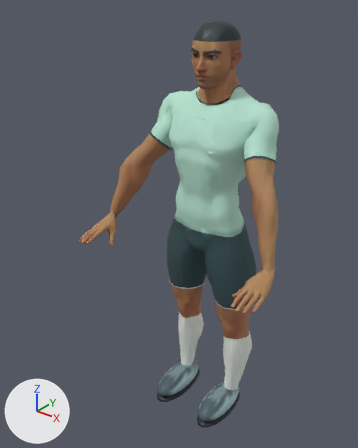
The Blender file assets/characters/striker-mocap.blend, before and after one commit.
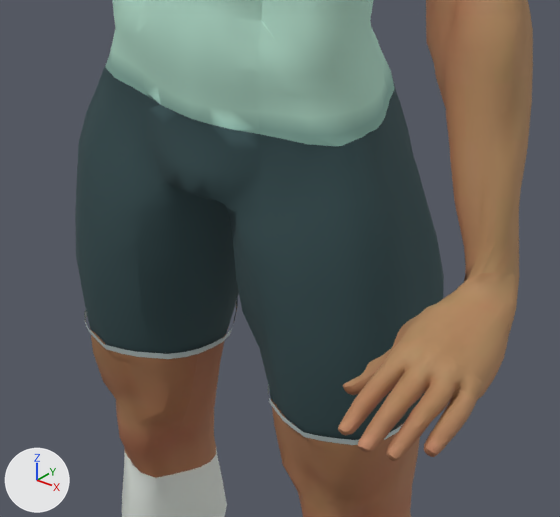
The first picture shows the older version from a 50 mm lens placed at (1.092, -1.598, 1.877), pointed at (-0.071, -0.144, 0.976). The close-ups show the older and then the newer version on the part from 41% to 80% of the width and 45% to 73% of the height of that picture. Only the edits that show in the close-ups are written down. Every picture has the same lights, and +X, +Y and +Z are marked at lower left.

Names of what the first close-up shows: 'SuperHero_Male'.
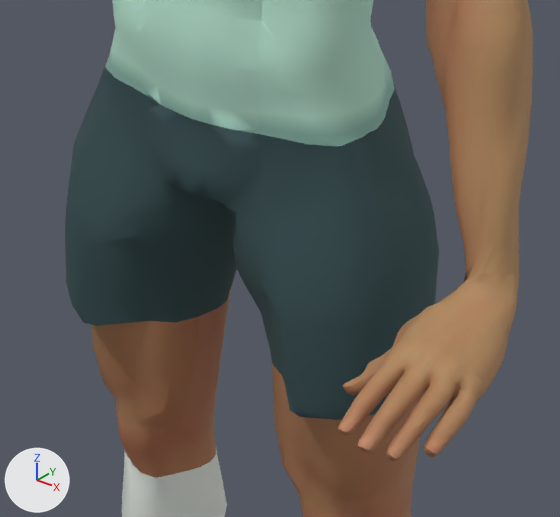
Edits to the scene script, one JSON object a line:
```json
{"block": "me_sphere_005_retopology_004", "where": "# used by ob_superhero_male; location = (0.0, 0.0, 0.0)"}
{"op": "remove", "block": "me_sphere_005_retopology_004", "code": "me_sphere_005_retopology_004.from_pydata(...)  # 10992 vertices, 17946 faces; spans x -0.44..0.44, y -0.41..0.12, z 0.0..1.76"}
{"op": "add", "block": "me_sphere_005_retopology_004", "code": "me_sphere_005_retopology_004.from_pydata(...)  # 10974 vertices, 17924 faces; spans x -0.44..0.44, y -0.41..0.12, z 0.0..1.76"}
{"block": "me_sphere_005_retopology_004", "change": "me_sphere_005_retopology_004 part 1: the loose piece of 64 vertices spanning x 0.04..0.21, y -0.1..0.1, z 0.62..0.63 is deleted"}
{"block": "me_sphere_005_retopology_004", "change": "me_sphere_005_retopology_004 part 2: the loose piece of 62 vertices spanning x -0.21..-0.04, y -0.1..0.1, z 0.62..0.63 is deleted"}
{"block": "me_sphere_005_retopology_004", "change": "me_sphere_005_retopology_004 part 3: 241 vertices moved from x -0.21..0.21, y -0.12..0.1, z 0.59..0.85 to x -0.21..0.21, y -0.14..0.1, z 0.59..0.85; 145 vertices removed from x -0.21..0.21, y -0.11..0.1, z 0.59..0.8; 145 vertices added at x -0.21..0.21, y -0.14..0.1, z 0.61..0.8"}
{"block": "me_sphere_005_retopology_004", "change": "me_sphere_005_retopology_004 part 4: 26 kept faces spanning x -0.21..0.21, y -0.14..0.02, z 0.66..0.78 get new texture (UV) coordinates"}
{"block": "me_sphere_005_retopology_004", "change": "other edits to the shape of me_sphere_005_retopology_004 do not show in these pictures"}
```

Pixel boxes (x1, y1, x2, y2) of what changed, in the close-ups (560 x 517 px; the box of a moved part takes in the faces that stretch with it):
```json
{"object": "SuperHero_Male", "change": "reshaped", "before": [75, 0, 533, 517], "after": [65, 0, 533, 517]}
{"part": 1, "of": "me_sphere_005_retopology_004", "change": "deleted", "before": [267, 384, 403, 445]}
{"part": 2, "of": "me_sphere_005_retopology_004", "change": "deleted", "before": [84, 297, 238, 359]}
{"part": 3, "of": "me_sphere_005_retopology_004", "change": "moved or reshaped", "before": [75, 112, 444, 492], "after": [65, 113, 439, 492]}
{"part": 4, "of": "me_sphere_005_retopology_004", "change": "surface changed", "before": [105, 337, 147, 352], "after": [66, 283, 434, 326]}
```
